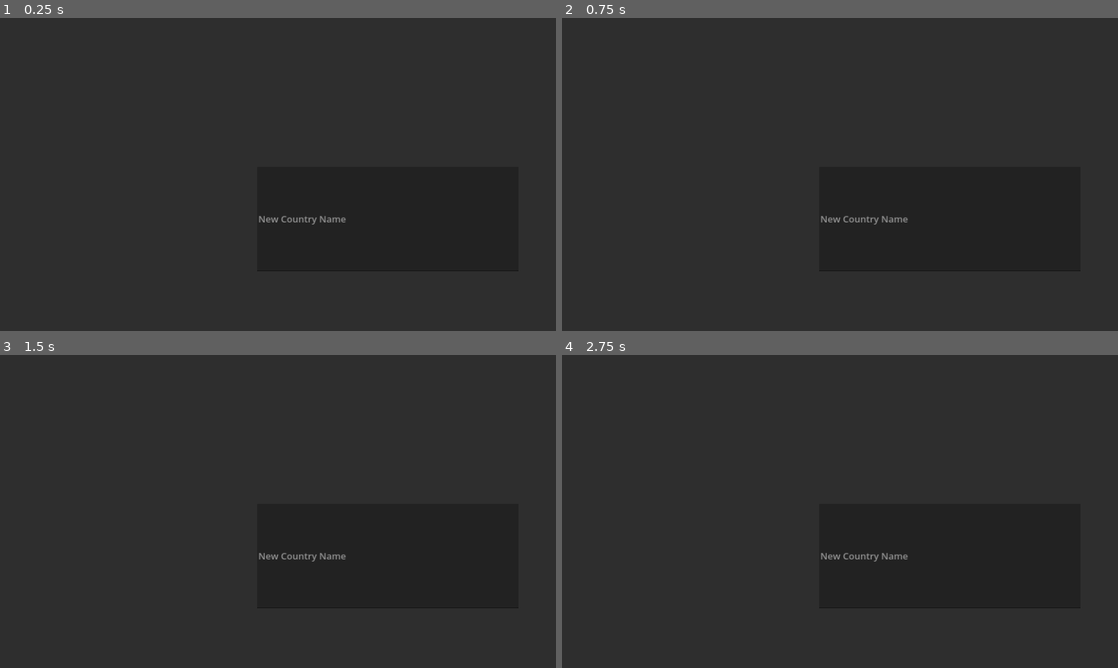
Above: before the commit, frames 1-4 (two rows, left to right).
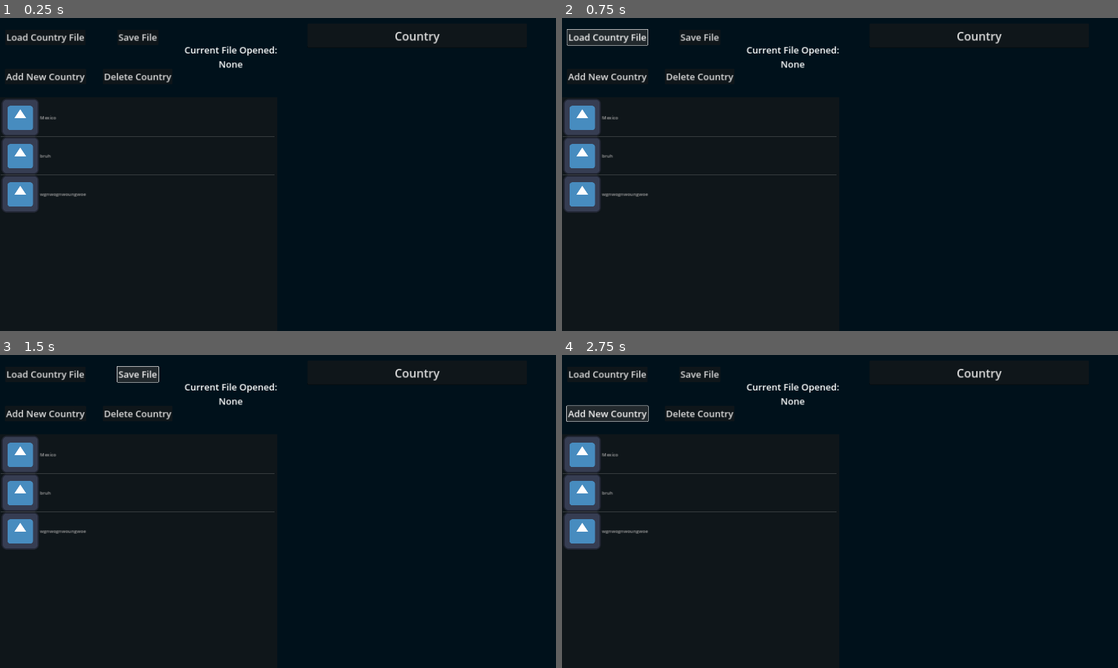
Above: after the commit, the same moments.

Repository: EddieR222/Global-XI-Football-Maestro-Game
Game: Godot game, scene res://Scenes/Country Editor/country_editor.tscn
The game is run twice, just before and just after one commit, with the same random seed, the same clock (stepped at 60 frames per second) and the same inputs. This scene is started directly instead of the project's main scene. The engine's default icon, where the game draws it, is replaced by a stand-in: a white triangle on a blue panel in a dark square.
Inputs (mouse positions are in pixels of both pictures, inside the frame that each line leads up to):
- Up to frame 1 (0.25 s): no input
- Up to frame 2 (0.75 s): click (606, 36) at 0.5 s, where only the run after the commit has a clickable "Load Country File"
- Up to frame 3 (1.5 s): click (139, 373) at 1.25 s, where only the run after the commit has a clickable "Save File"
- Up to frame 4 (2.75 s): click (606, 414) at 2 s, where only the run after the commit has a clickable "Add New Country"

The runs differ from the first frame. In frame 1, 98% of the frame differs, in the area x 0-100%, y 0-100%; in frame 2, 97%; in frame 3, 98%; in frame 4, 97%.

Commit message:
Add some base layout for Country Editor

Diff:
--- /dev/null
+++ b/Scenes/Country Editor/country_editor.gd
@@ -0,0 +1,15 @@
+extends Control
+
+
+# Called when the node enters the scene tree for the first time.
+func _ready():
+	pass # Replace with function body.
+
+
+# Called every frame. 'delta' is the elapsed time since the previous frame.
+func _process(delta):
+	pass
+
+
+func _on_item_list_item_selected(index):
+	print("Item Selected") # Replace with function body.
--- a/Scenes/Country Editor/country_editor.tscn
+++ b/Scenes/Country Editor/country_editor.tscn
@@ -1,4 +1,8 @@
-[gd_scene format=3 uid="uid://cgjcqj7jumo0o"]
+[gd_scene load_steps=4 format=3 uid="uid://cgjcqj7jumo0o"]
+
+[ext_resource type="Theme" uid="uid://etm0dk2bjjr1" path="res://Textures/main_menu.tres" id="1_6vdfr"]
+[ext_resource type="Script" path="res://Scenes/Country Editor/country_editor.gd" id="1_e7wbr"]
+[ext_resource type="Texture2D" uid="uid://cjjfos4gtmqba" path="res://Images/icon.svg" id="3_mryqo"]
 
 [node name="Country Editor" type="Control"]
 layout_mode = 3
@@ -7,8 +11,18 @@
 anchor_bottom = 1.0
 grow_horizontal = 2
 grow_vertical = 2
+script = ExtResource("1_e7wbr")
 
-[node name="Tree" type="Tree" parent="."]
+[node name="ColorRect" type="ColorRect" parent="."]
+layout_mode = 1
+anchors_preset = 15
+anchor_right = 1.0
+anchor_bottom = 1.0
+grow_horizontal = 2
+grow_vertical = 2
+color = Color(0, 0.0666667, 0.105882, 1)
+
+[node name="MarginContainer" type="MarginContainer" parent="."]
 layout_mode = 1
 anchors_preset = 15
 anchor_right = 1.0
@@ -16,20 +30,129 @@
 grow_horizontal = 2
 grow_vertical = 2
 
-[node name="LineEdit" type="LineEdit" parent="Tree"]
-layout_mode = 1
-anchors_preset = 8
-anchor_left = 0.5
-anchor_top = 0.5
-anchor_right = 0.5
-anchor_bottom = 0.5
-offset_left = -72.0
-offset_top = -26.0
-offset_right = 831.0
-offset_bottom = 334.0
-grow_horizontal = 2
-grow_vertical = 2
-theme_override_font_sizes/font_size = 32
-placeholder_text = "New Country Name"
-max_length = 50
-clear_button_enabled = true
+[node name="HBoxContainer" type="HBoxContainer" parent="MarginContainer"]
+layout_mode = 2
+
+[node name="VBoxContainer" type="VBoxContainer" parent="MarginContainer/HBoxContainer"]
+layout_mode = 2
+size_flags_horizontal = 3
+
+[node name="HBoxContainer" type="HBoxContainer" parent="MarginContainer/HBoxContainer/VBoxContainer"]
+layout_mode = 2
+size_flags_vertical = 3
+
+[node name="GridContainer" type="GridContainer" parent="MarginContainer/HBoxContainer/VBoxContainer/HBoxContainer"]
+layout_mode = 2
+size_flags_horizontal = 3
+columns = 3
+
+[node name="MarginContainer" type="MarginContainer" parent="MarginContainer/HBoxContainer/VBoxContainer/HBoxContainer/GridContainer"]
+layout_mode = 2
+size_flags_horizontal = 3
+size_flags_vertical = 3
+
+[node name="Load File" type="Button" parent="MarginContainer/HBoxContainer/VBoxContainer/HBoxContainer/GridContainer/MarginContainer"]
+layout_mode = 2
+size_flags_horizontal = 4
+size_flags_vertical = 4
+theme = ExtResource("1_6vdfr")
+text = "Load Country File"
+
+[node name="MarginContainer2" type="MarginContainer" parent="MarginContainer/HBoxContainer/VBoxContainer/HBoxContainer/GridContainer"]
+layout_mode = 2
+size_flags_horizontal = 3
+size_flags_vertical = 3
+
+[node name="Save File" type="Button" parent="MarginContainer/HBoxContainer/VBoxContainer/HBoxContainer/GridContainer/MarginContainer2"]
+layout_mode = 2
+size_flags_horizontal = 4
+size_flags_vertical = 4
+theme = ExtResource("1_6vdfr")
+text = "Save File"
+
+[node name="MarginContainer3" type="MarginContainer" parent="MarginContainer/HBoxContainer/VBoxContainer/HBoxContainer/GridContainer"]
+layout_mode = 2
+size_flags_horizontal = 3
+size_flags_vertical = 3
+
+[node name="Current File" type="Label" parent="MarginContainer/HBoxContainer/VBoxContainer/HBoxContainer/GridContainer/MarginContainer3"]
+layout_mode = 2
+size_flags_vertical = 8
+theme = ExtResource("1_6vdfr")
+text = "Current File Opened:"
+
+[node name="MarginContainer4" type="MarginContainer" parent="MarginContainer/HBoxContainer/VBoxContainer/HBoxContainer/GridContainer"]
+layout_mode = 2
+size_flags_horizontal = 3
+size_flags_vertical = 3
+
+[node name="Add Country" type="Button" parent="MarginContainer/HBoxContainer/VBoxContainer/HBoxContainer/GridContainer/MarginContainer4"]
+layout_mode = 2
+size_flags_horizontal = 4
+size_flags_vertical = 4
+theme = ExtResource("1_6vdfr")
+text = "Add New Country"
+
+[node name="MarginContainer5" type="MarginContainer" parent="MarginContainer/HBoxContainer/VBoxContainer/HBoxContainer/GridContainer"]
+layout_mode = 2
+size_flags_horizontal = 3
+size_flags_vertical = 3
+
+[node name="Delete Country" type="Button" parent="MarginContainer/HBoxContainer/VBoxContainer/HBoxContainer/GridContainer/MarginContainer5"]
+layout_mode = 2
+size_flags_horizontal = 4
+size_flags_vertical = 4
+theme = ExtResource("1_6vdfr")
+text = "Delete Country"
+
+[node name="MarginContainer6" type="MarginContainer" parent="MarginContainer/HBoxContainer/VBoxContainer/HBoxContainer/GridContainer"]
+layout_mode = 2
+size_flags_horizontal = 3
+size_flags_vertical = 3
+
+[node name="File Path Name" type="Label" parent="MarginContainer/HBoxContainer/VBoxContainer/HBoxContainer/GridContainer/MarginContainer6"]
+layout_mode = 2
+size_flags_vertical = 0
+theme = ExtResource("1_6vdfr")
+text = "None
+"
+horizontal_alignment = 1
+clip_text = true
+
+[node name="ItemList" type="ItemList" parent="MarginContainer/HBoxContainer/VBoxContainer"]
+layout_mode = 2
+size_flags_vertical = 3
+size_flags_stretch_ratio = 3.0
+item_count = 3
+item_0/text = "Mexico"
+item_0/icon = ExtResource("3_mryqo")
+item_1/text = "bruh"
+item_1/icon = ExtResource("3_mryqo")
+item_2/text = "wgnwognwoungwoe"
+item_2/icon = ExtResource("3_mryqo")
+
+[node name="VBoxContainer2" type="VBoxContainer" parent="MarginContainer/HBoxContainer"]
+layout_mode = 2
+size_flags_horizontal = 3
+
+[node name="MarginContainer" type="MarginContainer" parent="MarginContainer/HBoxContainer/VBoxContainer2"]
+layout_mode = 2
+size_flags_vertical = 3
+theme_override_constants/margin_left = 100
+theme_override_constants/margin_top = 20
+theme_override_constants/margin_right = 100
+theme_override_constants/margin_bottom = 30
+
+[node name="LineEdit" type="LineEdit" parent="MarginContainer/HBoxContainer/VBoxContainer2/MarginContainer"]
+layout_mode = 2
+theme_override_font_sizes/font_size = 40
+text = "Country"
+alignment = 1
+max_length = 30
+
+[node name="GridContainer" type="GridContainer" parent="MarginContainer/HBoxContainer/VBoxContainer2"]
+layout_mode = 2
+size_flags_vertical = 3
+size_flags_stretch_ratio = 7.0
+
+[connection signal="item_selected" from="MarginContainer/HBoxContainer/VBoxContainer/ItemList" to="." method="_on_item_list_item_selected"]
